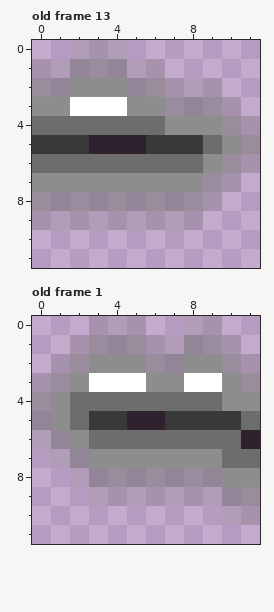
File history of a pixel-art file, games/Phaser-Snake-Game/public/assets/sprites/portalWallAnim.aseprite. The first picture shows the starting point.
12x12 pixels, 18 frames. Shown: old frame 13, old frame 1. The commit also changed other frames, which this record leaves out.
After:
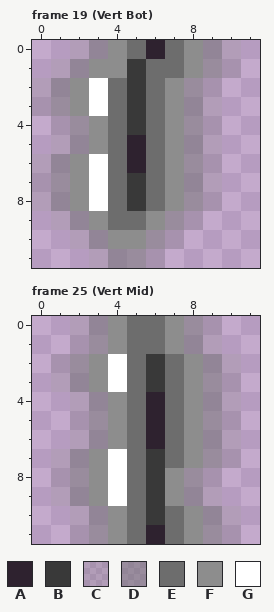
Palette (. is transparent): A #2e222f  B #393939  C #6d6d6d36  D #6d6d6d7d  E #6d6d6d  F #8d8d8d  G #ffffff
A new or re-ordered frame is compared with the old frame closest to it.
Changes in this commit:
frames 18 -> 36
Changed rows in their new state; - is an unchanged pixel.
Frame 19 (Vert Bot) is new; against old frame 13:
first column x 0:
 0 ---DFEAEFDC-
 1 .--FFBEEFDC-
 2 C--GEBEFD---
 3 CDF-EBEF-C.-
 4 .CDF-B--DC..
 5 .CDFE-EFDC..
 6 CDFG-A-FDC..
 7 CD-GEBE-DC.-
 8 C-FGEBEF----
 9 .-DFEEFD----
10 --CDFFDC----
11 ---CDDC-----
Frame 25 (Vert Mid) is new; against old frame 1:
first column x 0:
 0 --CDFEEFD---
 1 ----FEEF-C.-
 2 ----GEBE-DC.
 3 .CDF-EBEFDC.
 4 ..CDF-A-FDC.
 5 ..CDFE-EFDC.
 6 ..CDF-A-FDC.
 7 ----GEBE-DC.
 8 -CDFGEBF-C..
 9 -CDFGEBFD-..
10 --CDFEBEFD-.
11 --CDFEAEFDC-
Changed places in both pictures, as pixel boxes (x1, y1, x2, y2):
changed: (32, 40, 260, 268)
changed: (32, 316, 260, 544)
